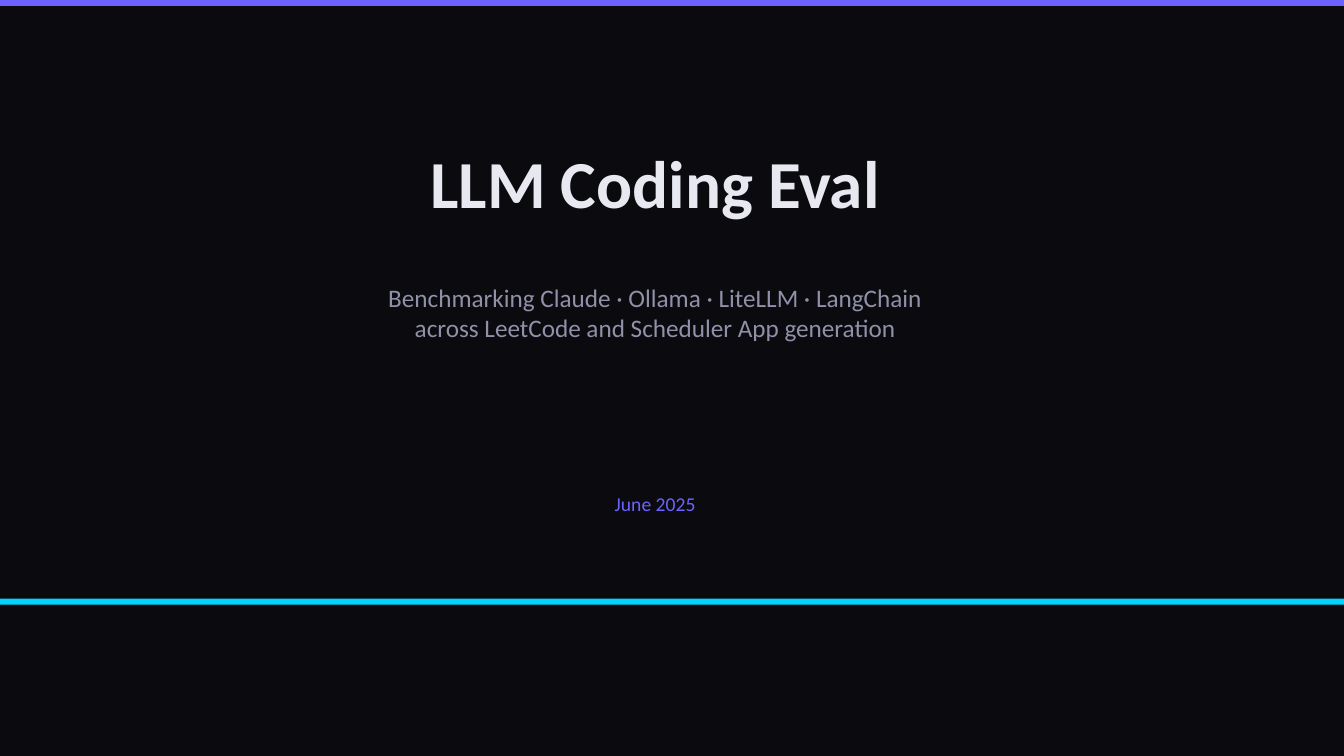
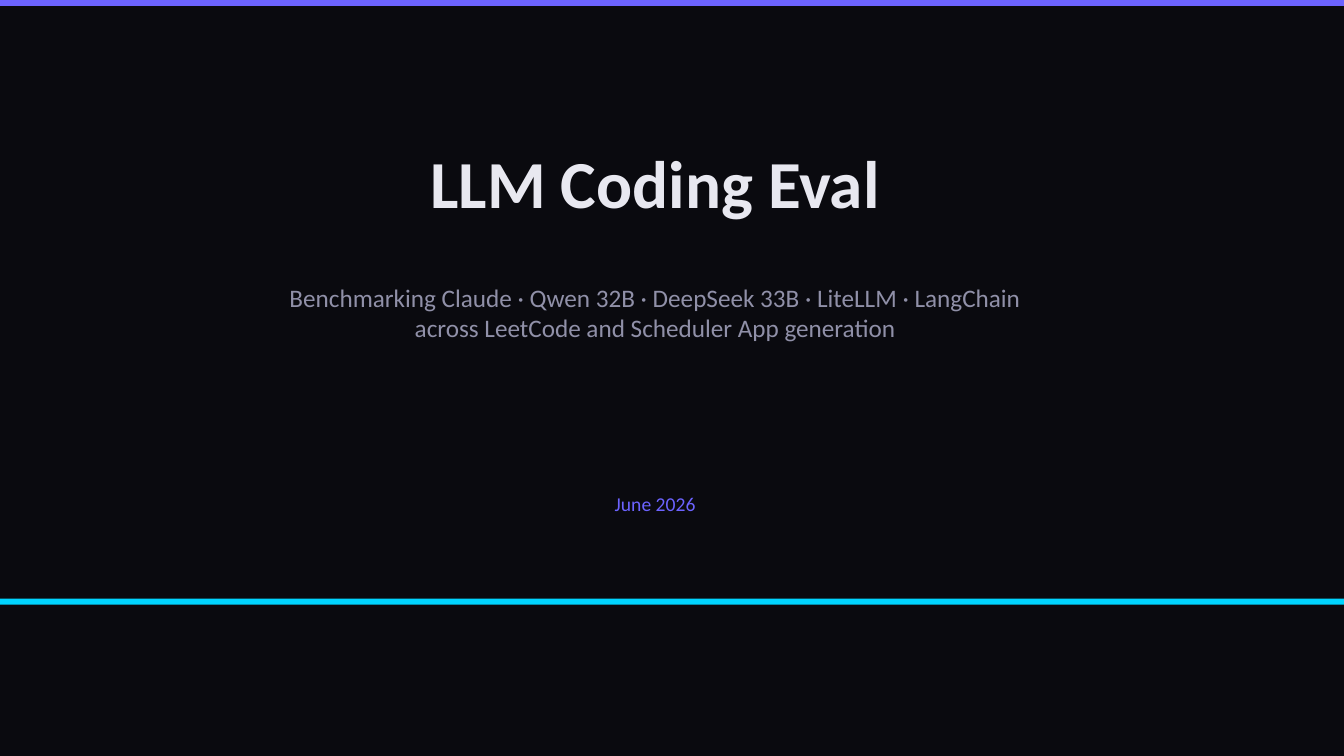
Before and after one commit to dhir-man/Claude-Trading-Bot, a slide deck: slide 1 of LLM-Coding-Eval-Report.pptx. Drawn at 1344x756 pixels with LibreOffice and Linux fonts; fonts in the diff are those of the drawing. Boxes give left, top, right and bottom in pixels: in the first picture for what was removed or moved away, otherwise in the second. Text is boxed around its words. In the diff, an @@ line names an element or a change of style, - is before the commit and + after.

```diff
--- a/LLM-Coding-Eval-Report.pptx
+++ b/LLM-Coding-Eval-Report.pptx
@@ text at box(289, 289, 1020, 312): text changed @@
-Benchmarking Claude · Ollama · LiteLLM · LangChain
+Benchmarking Claude · Qwen 32B · DeepSeek 33B · LiteLLM · LangChain
@@ text at box(615, 497, 696, 511): text changed @@
-June 2025
+June 2026
```
Also in this commit, not shown: 6 other slides changed, 3 slides added, 3 slides removed, 5 other files.
